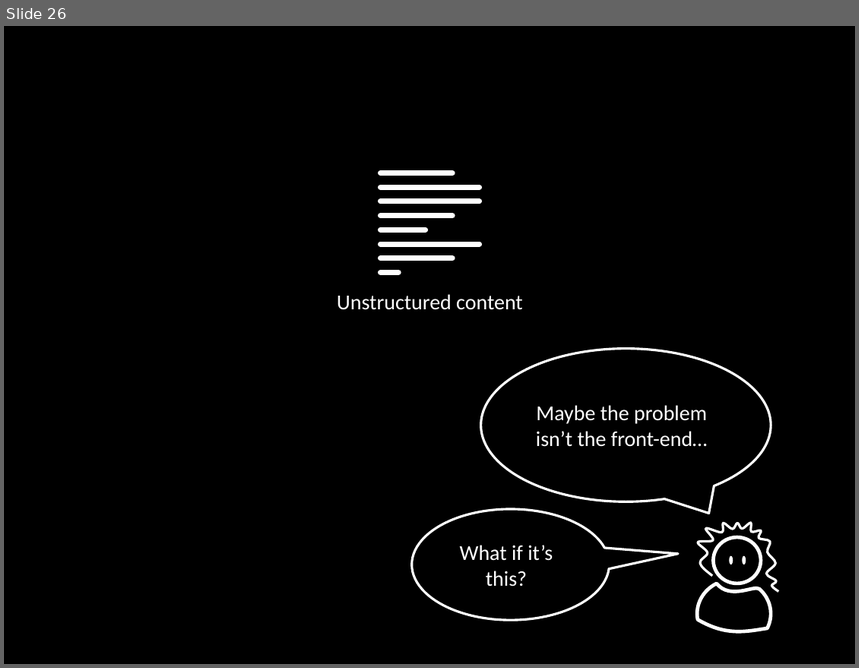
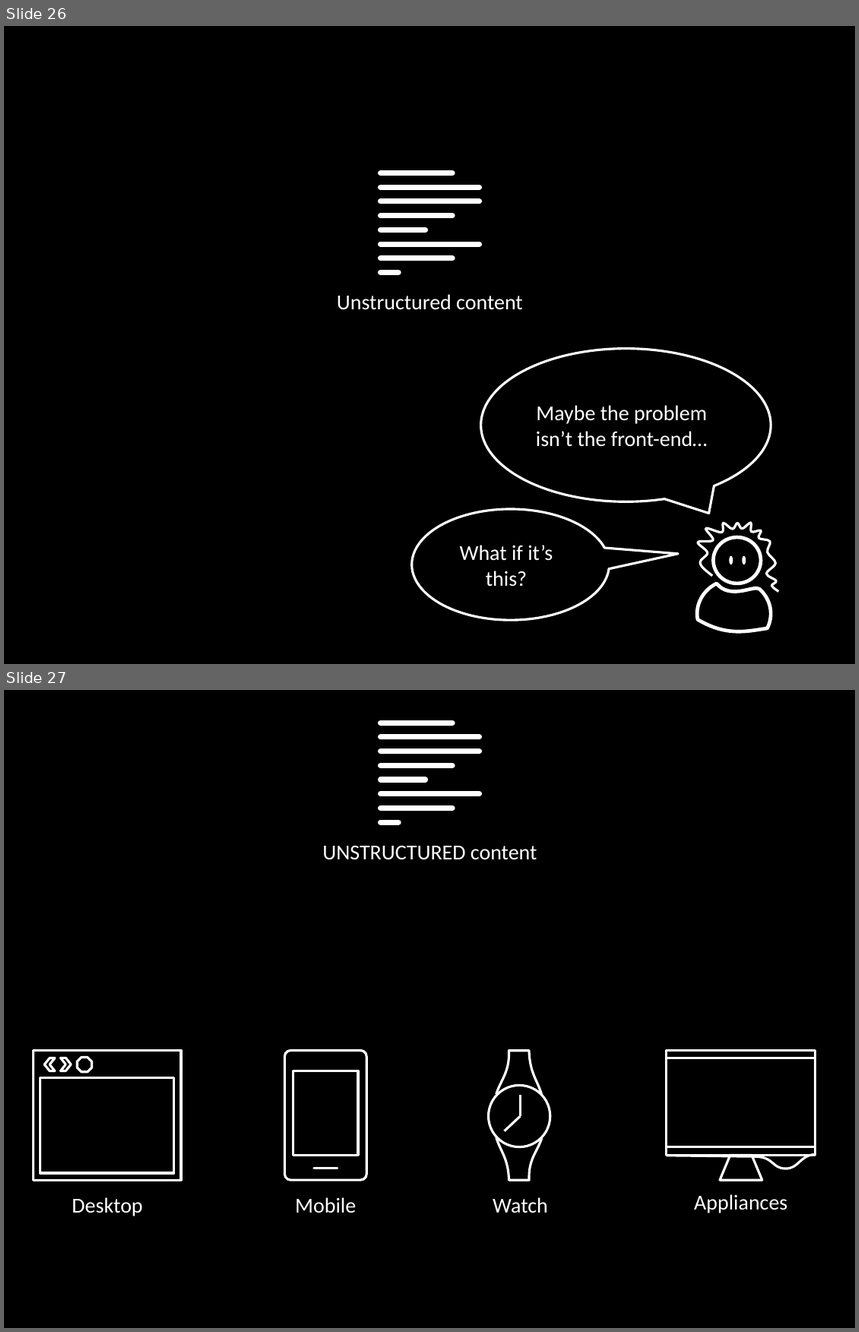
Before and after one commit to socketwench/introToContentTypes, a slide deck: src/introToContentTypes.pptx. Shown one above the other, each under a label of ours: slide 26 before the commit, slides 26 and 27 after it. The pictures are 859x668 and 859x1332 pixels, drawn with LibreOffice and Linux fonts; fonts in the diff are those of the drawing. Boxes give left, top, right and bottom in pixels: in the first picture for what was removed or moved away, otherwise in the second. Text is boxed around its words. In the diff, an @@ line names an element or a change of style, - is before the commit and + after.

Commit message:
Added we need smarter content types section.

```diff
--- a/src/introToContentTypes.pptx
+++ b/src/introToContentTypes.pptx
@@ slide 27 added at <box>4,690,855,1328</box>, background #000000 @@
@@ group added at <box>380,723,480,822</box>: 8 lines @@
@@ text added at <box>322,846,538,860</box>, 18 pt, text #FFFFFF @@
+UNSTRUCTURED content
@@ group added at <box>33,1051,181,1217</box>: 2 rectangles, 2 chevrons, 1 octagon, 1 text @@
+Desktop
@@ group added at <box>285,1051,367,1214</box>: 1 rounded rectangle, 1 rectangle, 1 line, 1 text @@
+Mobile
@@ group added at <box>488,1051,550,1213</box>: 2 lines, 2 freeform shapes, 1 ellipse, 1 text @@
+Watch
@@ group added at <box>667,1051,816,1214</box>: 2 rectangles, 1 freeform shape, 1 trapezoid, 1 text @@
+Appliances
```
Also in this commit, not shown: 4 slides changed, 16 other slides added, 1 slide removed, 17 other files.
